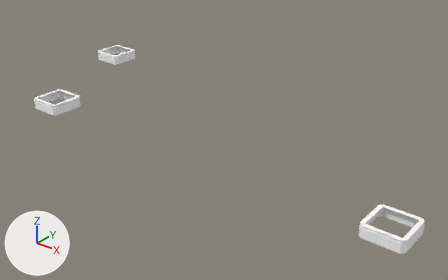
The OBJ model Games/GuruttoWorld/Assets/Models/GuidanceLab/City1B/Baked/Block-1-6.obj, before and after one commit.
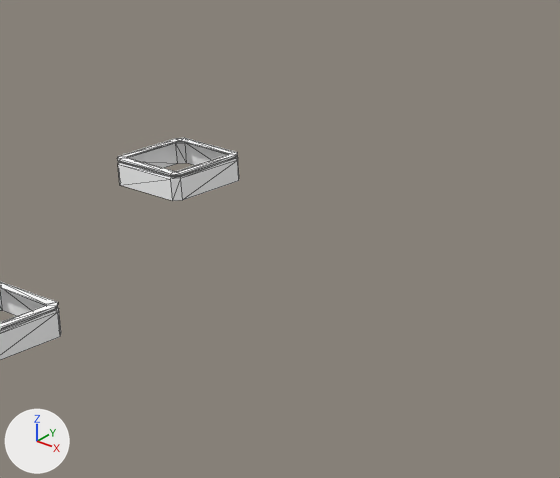
Each version appears first whole from a 50 mm camera at (8.85, 29.15, 6.89) aimed at (-1.18, 41.68, -0.88), and next in a close-up on the part from 14% to 52% of the width and 1% to 53% of the height. Arrows for +X, +Y and +Z are at lower left; the lights stay in place. The older version's two pictures come first. The close-ups show mesh edges as thin lines. Where no turn or scale is listed for an object, it has been applied to the vertices. Vertices at exactly the same position are counted once.

Objects in the first close-up: 'Block-1-6'.
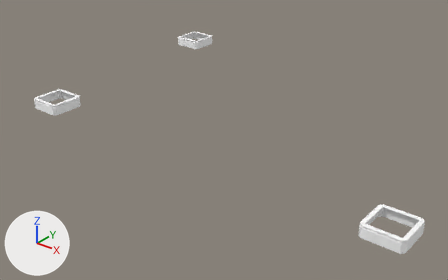
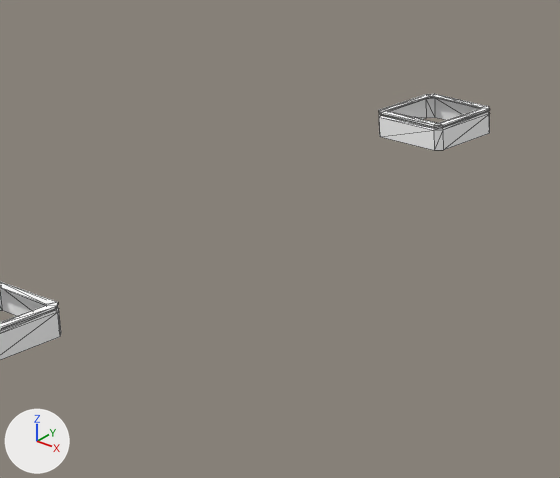
The newer file is also turned or shifted as a whole; pictures and numbers use the older file's frame.

Pixel boxes (x1, y1, x2, y2) of what changed, in the close-ups (560 x 478 px; the box of a moved part takes in the faces that stretch with it):
'Block-1-6', reshaped: before (0, 138, 239, 360); after (0, 94, 490, 360)
part 1 of me_block_1_6, moved or reshaped: before (117, 138, 239, 201); after (379, 94, 490, 150)

The change, as a diff of the scene's bpy script:
```diff
--- a/Games/GuruttoWorld/Assets/Models/GuidanceLab/City1B/Baked/Block-1-6.obj.py
+++ b/Games/GuruttoWorld/Assets/Models/GuidanceLab/City1B/Baked/Block-1-6.obj.py
@@ me_block_1_6 @@
 # used by ob_block_1_6; location = (0.0, 0.0, 0.0)
-me_block_1_6.from_pydata(...)  # 192 vertices, 336 faces; spans x -7.48..5.58, y 38.52..43.48, z 0.0..0.29
+me_block_1_6.from_pydata(...)  # 192 vertices, 336 faces; spans x -6.48..5.58, y 38.52..46.48, z 0.0..0.29
+# me_block_1_6 part 1: the loose piece of 64 vertices spanning x -7.48..-6.52, y 42.52..43.48, z 0.0..0.29 is moved by (1.0, 3.0, 0.0)
 me_block_1_6.materials.append(mat_white)
```
